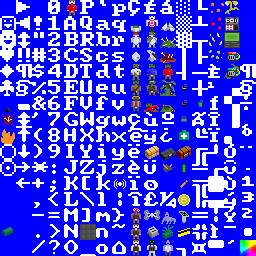
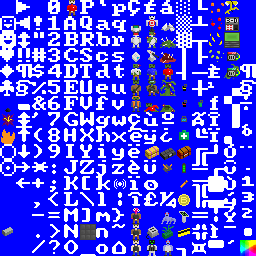
Before/after of a 256×256 layered artwork. What changed in the layer stack:
added layer "brick of foodstuffs copy" above "brick of foodstuffs" over [2, 227, 13, 236]
painted on "race companions" over [144, 210, 160, 220]
